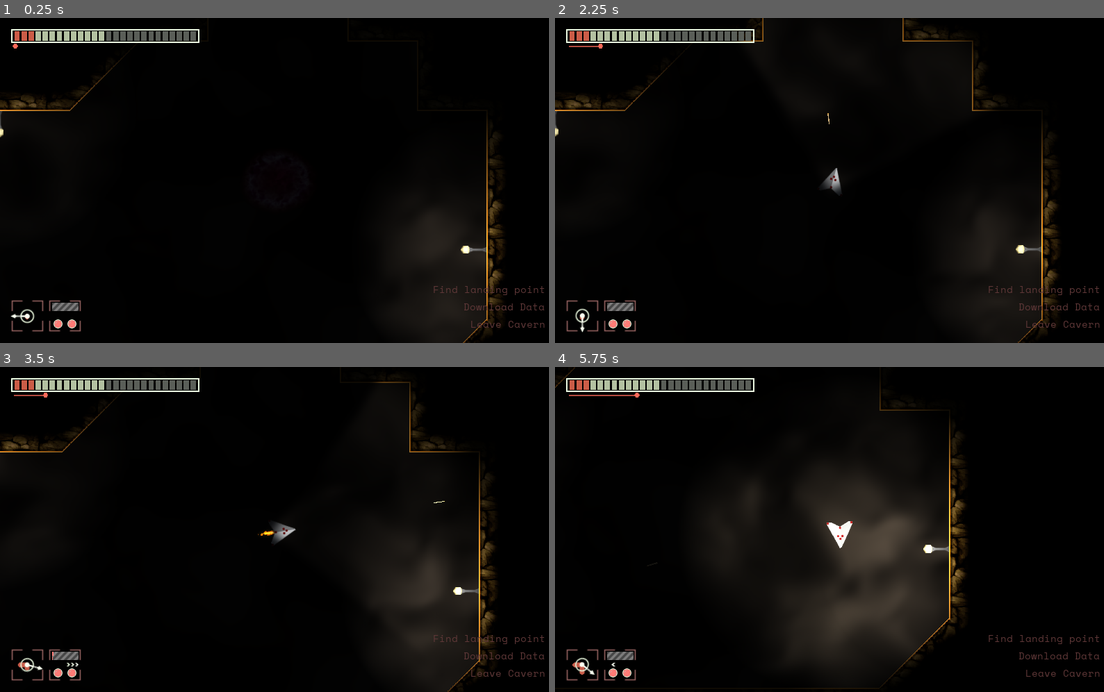
Above: before the commit, frames 1-4 (two rows, left to right).
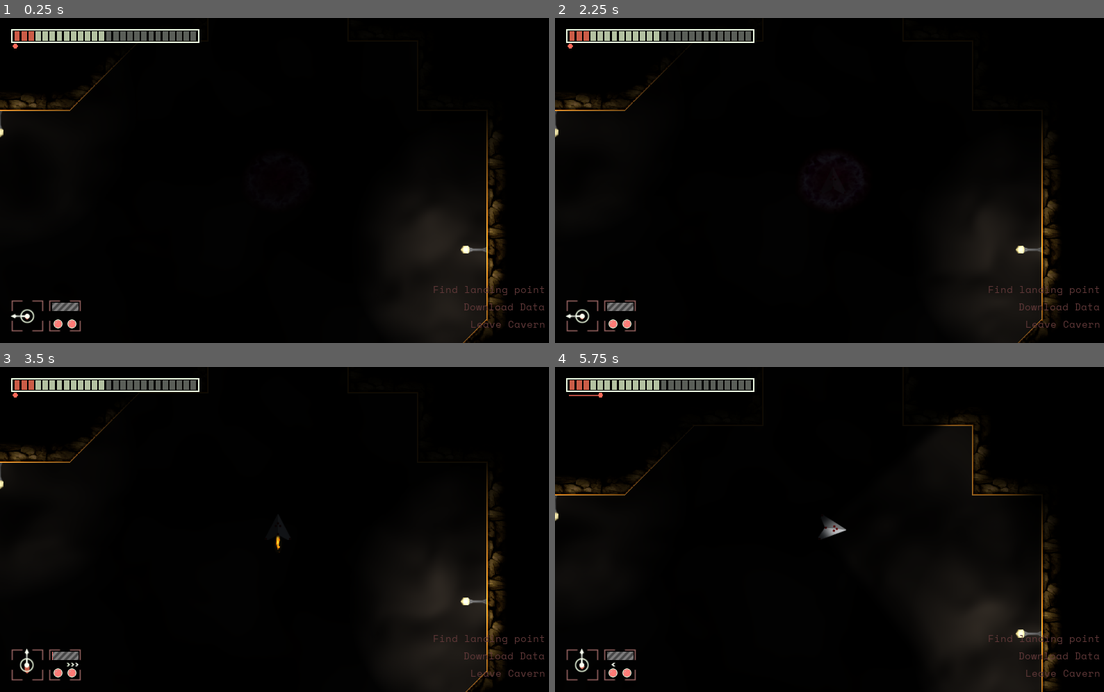
Above: after the commit, the same moments.

Repository: maximinus/scheme7
Game: Godot game, scene res://scenes/World.tscn
The game is run twice, just before and just after one commit, with the same random seed, the same clock (stepped at 60 frames per second) and the same inputs.
Inputs:
- Up to frame 1 (0.25 s): no input
- Up to frame 2 (2.25 s): hold D (RightTurn) 0.53-1.28 s; tap Space (FireLaser) at 0.6, 2 s; tap Enter at 1.25 s; hold A (LeftTurn) 1.28-2.03 s; tap K (FullBeam) at 1.35 s; hold D (RightTurn) from 2.03 s (still down); tap L (Lights) at 2.1 s
- Up to frame 3 (3.5 s): release D (RightTurn) at 2.78 s; hold W (Thrust) from 2.78 s (still down); tap Space (FireLaser) at 2.85 s
- Up to frame 4 (5.75 s): release W (Thrust) at 3.53 s; hold A (LeftTurn) from 3.53 s (still down); tap K (FullBeam) at 3.6 s; tap L (Lights) at 4.35 s; tap Space (FireLaser) at 5.1 s

The runs differ from the first frame. In frame 2, 0.7% of the frame differs, in the area x 0-89%, y 0-100%; in frame 3, 3.0%; in frame 4, 19%, in the area x 0-92%, y 0-100%.

Commit message:
Added electric barrier animation

Diff:
--- a/Scheme7/scenes/Animations/Teleport/TeleportScene.tscn
+++ b/Scheme7/scenes/Animations/Teleport/TeleportScene.tscn
@@ -70,7 +70,7 @@
 
 [sub_resource type="Animation" id=1]
 resource_name = "Fade"
-length = 2.0
+length = 3.0
 tracks/0/type = "value"
 tracks/0/path = NodePath("Animation/Image:self_modulate")
 tracks/0/interp = 1
@@ -78,7 +78,7 @@
 tracks/0/imported = false
 tracks/0/enabled = true
 tracks/0/keys = {
-"times": PoolRealArray( 0, 0.5, 1.5, 2 ),
+"times": PoolRealArray( 0, 0.7, 2, 3 ),
 "transitions": PoolRealArray( 1, 1, 1, 1 ),
 "update": 0,
 "values": [ Color( 1, 1, 1, 0 ), Color( 1, 1, 1, 1 ), Color( 1, 1, 1, 1 ), Color( 1, 1, 1, 0 ) ]
@@ -95,7 +95,7 @@
 "start_offset": 0.0,
 "stream": ExtResource( 64 )
 } ],
-"times": PoolRealArray( 0 )
+"times": PoolRealArray( 0.7 )
 }
 tracks/2/type = "value"
 tracks/2/path = NodePath("Animation/PlayerImage:self_modulate")
@@ -104,7 +104,7 @@
 tracks/2/imported = false
 tracks/2/enabled = true
 tracks/2/keys = {
-"times": PoolRealArray( 0, 0.3, 0.5, 0.7, 1, 1.4, 1.9 ),
+"times": PoolRealArray( 0, 1, 1.3, 1.6, 2, 2.4, 3 ),
 "transitions": PoolRealArray( 1, 1, 1, 1, 1, 1, 1 ),
 "update": 0,
 "values": [ Color( 1, 1, 1, 0 ), Color( 1, 1, 1, 0 ), Color( 1, 1, 1, 1 ), Color( 1, 1, 1, 0 ), Color( 1, 1, 1, 1 ), Color( 1, 1, 1, 0 ), Color( 1, 1, 1, 1 ) ]
@@ -125,13 +125,16 @@
 anims/Fade = SubResource( 1 )
 
 [node name="TeleportSFX" type="AudioStreamPlayer2D" parent="Animation"]
-volume_db = 5.0
+volume_db = 10.0
+attenuation = 0.183011
 
 [node name="Image" type="AnimatedSprite" parent="Animation"]
+self_modulate = Color( 1, 1, 1, 0 )
 frames = SubResource( 2 )
 frame = 63
 playing = true
 
 [node name="PlayerImage" type="Sprite" parent="Animation"]
+self_modulate = Color( 1, 1, 1, 0 )
 texture = ExtResource( 66 )
 [connection signal="animation_finished" from="Animation" to="." method="_on_Animation_animation_finished"]
--- /dev/null
+++ b/Scheme7/scenes/LevelObjects/ElectricBarrier/ElectricBarrier.gd
@@ -0,0 +1,13 @@
+extends Node2D
+
+enum FACING { Vertical, Horizontal }
+export(FACING) var direction = FACING.Horizontal setget setFacing
+
+func _ready():
+	pass
+
+func _process(delta):
+	pass
+
+func setFacing(new_facing):
+	pass
--- /dev/null
+++ b/Scheme7/scenes/LevelObjects/ElectricBarrier/ElectricBarrier.tscn
@@ -0,0 +1,43 @@
+[gd_scene load_steps=27 format=2]
+
+[ext_resource path="res://gfx/objects/electric_barrier/0021.png" type="Texture" id=1]
+[ext_resource path="res://gfx/objects/electric_barrier/0023.png" type="Texture" id=2]
+[ext_resource path="res://gfx/objects/electric_barrier/0002.png" type="Texture" id=3]
+[ext_resource path="res://gfx/objects/electric_barrier/0014.png" type="Texture" id=4]
+[ext_resource path="res://gfx/objects/electric_barrier/0019.png" type="Texture" id=5]
+[ext_resource path="res://gfx/objects/electric_barrier/0012.png" type="Texture" id=6]
+[ext_resource path="res://gfx/objects/electric_barrier/0015.png" type="Texture" id=7]
+[ext_resource path="res://gfx/objects/electric_barrier/0007.png" type="Texture" id=8]
+[ext_resource path="res://gfx/objects/electric_barrier/0022.png" type="Texture" id=9]
+[ext_resource path="res://gfx/objects/electric_barrier/0010.png" type="Texture" id=10]
+[ext_resource path="res://gfx/objects/electric_barrier/0008.png" type="Texture" id=11]
+[ext_resource path="res://gfx/objects/electric_barrier/0013.png" type="Texture" id=12]
+[ext_resource path="res://gfx/objects/electric_barrier/0003.png" type="Texture" id=13]
+[ext_resource path="res://gfx/objects/electric_barrier/0018.png" type="Texture" id=14]
+[ext_resource path="res://gfx/objects/electric_barrier/0004.png" type="Texture" id=15]
+[ext_resource path="res://gfx/objects/electric_barrier/0016.png" type="Texture" id=16]
+[ext_resource path="res://gfx/objects/electric_barrier/0017.png" type="Texture" id=17]
+[ext_resource path="res://gfx/objects/electric_barrier/0024.png" type="Texture" id=18]
+[ext_resource path="res://gfx/objects/electric_barrier/0001.png" type="Texture" id=19]
+[ext_resource path="res://gfx/objects/electric_barrier/0005.png" type="Texture" id=20]
+[ext_resource path="res://gfx/objects/electric_barrier/0006.png" type="Texture" id=21]
+[ext_resource path="res://gfx/objects/electric_barrier/0009.png" type="Texture" id=22]
+[ext_resource path="res://gfx/objects/electric_barrier/0011.png" type="Texture" id=23]
+[ext_resource path="res://gfx/objects/electric_barrier/0020.png" type="Texture" id=24]
+[ext_resource path="res://scenes/LevelObjects/ElectricBarrier/ElectricBarrier.gd" type="Script" id=25]
+
+[sub_resource type="SpriteFrames" id=1]
+animations = [ {
+"frames": [ ExtResource( 19 ), ExtResource( 3 ), ExtResource( 13 ), ExtResource( 15 ), ExtResource( 20 ), ExtResource( 21 ), ExtResource( 8 ), ExtResource( 11 ), ExtResource( 22 ), ExtResource( 10 ), ExtResource( 23 ), ExtResource( 6 ), ExtResource( 12 ), ExtResource( 4 ), ExtResource( 7 ), ExtResource( 16 ), ExtResource( 17 ), ExtResource( 14 ), ExtResource( 5 ), ExtResource( 24 ), ExtResource( 1 ), ExtResource( 9 ), ExtResource( 2 ), ExtResource( 18 ) ],
+"loop": true,
+"name": "default",
+"speed": 24.0
+} ]
+
+[node name="ElectricBarrier" type="Node2D"]
+script = ExtResource( 25 )
+
+[node name="AnimatedSprite" type="AnimatedSprite" parent="."]
+frames = SubResource( 1 )
+centered = false
+offset = Vector2( 0, 14 )
--- a/Scheme7/scenes/Levels/MapTiles.tres
+++ b/Scheme7/scenes/Levels/MapTiles.tres
@@ -2,50 +2,59 @@
 
 [ext_resource path="res://gfx/tiles/clean_tiles.png" type="Texture" id=1]
 
+[sub_resource type="ConvexPolygonShape2D" id=1]
+points = PoolVector2Array( 128, 64, 0, 64, 0, 0, 128, 0 )
+
+[sub_resource type="ConvexPolygonShape2D" id=2]
+points = PoolVector2Array( 0, 64, 32, 64, 32, 64, 0, 64 )
+
+[sub_resource type="ConvexPolygonShape2D" id=3]
+points = PoolVector2Array( 64, 64, 0, 64, 0, 0, 64, 0 )
+
 [sub_resource type="ConvexPolygonShape2D" id=4]
-points = PoolVector2Array( 128, 64, 0, 64, 0, 0, 128, 0 )
+points = PoolVector2Array( 128, 128, 0, 128, 0, 0, 128, 0 )
 
 [sub_resource type="ConvexPolygonShape2D" id=5]
-points = PoolVector2Array( 0, 64, 32, 64, 32, 64, 0, 64 )
+points = PoolVector2Array( 128, 128, 0, 128, 0, 0, 128, 0 )
 
 [sub_resource type="ConvexPolygonShape2D" id=6]
-points = PoolVector2Array( 64, 64, 0, 64, 0, 0, 64, 0 )
+points = PoolVector2Array( 128, 128, 0, 128, 0, 0, 128, 0 )
 
 [sub_resource type="ConvexPolygonShape2D" id=7]
 points = PoolVector2Array( 128, 128, 0, 128, 0, 0, 128, 0 )
 
 [sub_resource type="ConvexPolygonShape2D" id=8]
-points = PoolVector2Array( 128, 128, 0, 128, 0, 0, 128, 0 )
+points = PoolVector2Array( 0, 0, 128, 128, 0, 128 )
 
 [sub_resource type="ConvexPolygonShape2D" id=9]
-points = PoolVector2Array( 128, 128, 0, 128, 0, 0, 128, 0 )
+points = PoolVector2Array( 0, 128, 0, 0, 128, 0 )
 
 [sub_resource type="ConvexPolygonShape2D" id=10]
-points = PoolVector2Array( 128, 128, 0, 128, 0, 0, 128, 0 )
+points = PoolVector2Array( 0, 0, 128, 0, 128, 128 )
 
 [sub_resource type="ConvexPolygonShape2D" id=11]
-points = PoolVector2Array( 0, 0, 128, 128, 0, 128 )
+points = PoolVector2Array( 0, 128, 128, 0, 128, 128 )
 
 [sub_resource type="ConvexPolygonShape2D" id=12]
-points = PoolVector2Array( 0, 128, 0, 0, 128, 0 )
+points = PoolVector2Array( 64, 64, 0, 64, 0, 0, 64, 0 )
 
 [sub_resource type="ConvexPolygonShape2D" id=13]
-points = PoolVector2Array( 0, 0, 128, 0, 128, 128 )
+points = PoolVector2Array( 64, 128, 0, 128, 0, 0, 64, 0 )
 
 [sub_resource type="ConvexPolygonShape2D" id=14]
-points = PoolVector2Array( 0, 128, 128, 0, 128, 128 )
+points = PoolVector2Array( 128, 64, 0, 64, 0, 0, 128, 0 )
 
 [sub_resource type="ConvexPolygonShape2D" id=15]
-points = PoolVector2Array( 64, 64, 0, 64, 0, 0, 64, 0 )
+points = PoolVector2Array( 64, 128, 0, 128, 0, 0, 64, 0 )
 
 [sub_resource type="ConvexPolygonShape2D" id=16]
-points = PoolVector2Array( 64, 128, 0, 128, 0, 0, 64, 0 )
+points = PoolVector2Array( 64, 64, 0, 64, 0, 0, 64, 0 )
 
 [sub_resource type="ConvexPolygonShape2D" id=17]
-points = PoolVector2Array( 128, 64, 0, 64, 0, 0, 128, 0 )
+points = PoolVector2Array( 64, 64, 0, 64, 0, 0, 64, 0 )
 
 [sub_resource type="ConvexPolygonShape2D" id=18]
-points = PoolVector2Array( 64, 128, 0, 128, 0, 0, 64, 0 )
+points = PoolVector2Array( 64, 64, 0, 64, 0, 0, 64, 0 )
 
 [sub_resource type="ConvexPolygonShape2D" id=19]
 points = PoolVector2Array( 64, 64, 0, 64, 0, 0, 64, 0 )
@@ -54,15 +63,6 @@
 points = PoolVector2Array( 64, 64, 0, 64, 0, 0, 64, 0 )
 
 [sub_resource type="ConvexPolygonShape2D" id=21]
-points = PoolVector2Array( 64, 64, 0, 64, 0, 0, 64, 0 )
-
-[sub_resource type="ConvexPolygonShape2D" id=22]
-points = PoolVector2Array( 64, 64, 0, 64, 0, 0, 64, 0 )
-
-[sub_resource type="ConvexPolygonShape2D" id=23]
-points = PoolVector2Array( 64, 64, 0, 64, 0, 0, 64, 0 )
-
-[sub_resource type="ConvexPolygonShape2D" id=24]
 points = PoolVector2Array( 64, 64, 0, 64, 0, 0, 64, 0 )
 
 [resource]
--- a/Scheme7/scenes/World.tscn
+++ b/Scheme7/scenes/World.tscn
@@ -180,7 +180,7 @@
 [node name="TeleportScene" parent="." instance=ExtResource( 7 )]
 
 [node name="TeleportTimer" type="Timer" parent="."]
-wait_time = 2.0
+wait_time = 3.0
 one_shot = true
 autostart = true
 [connection signal="timeout" from="TeleportTimer" to="." method="_on_TeleportTimer_timeout"]
Binary file added: Scheme7/gfx/objects/electric_barrier/0001.png
Not shown, added: Scheme7/gfx/objects/electric_barrier/0001.png.import
Binary file added: Scheme7/gfx/objects/electric_barrier/0002.png
Not shown, added: Scheme7/gfx/objects/electric_barrier/0002.png.import
Binary file added: Scheme7/gfx/objects/electric_barrier/0003.png
Not shown, added: Scheme7/gfx/objects/electric_barrier/0003.png.import
Binary file added: Scheme7/gfx/objects/electric_barrier/0004.png
Not shown, added: Scheme7/gfx/objects/electric_barrier/0004.png.import
Binary file added: Scheme7/gfx/objects/electric_barrier/0005.png
Not shown, added: Scheme7/gfx/objects/electric_barrier/0005.png.import
Binary file added: Scheme7/gfx/objects/electric_barrier/0006.png
Not shown, added: Scheme7/gfx/objects/electric_barrier/0006.png.import
(and 39 more such lines)
